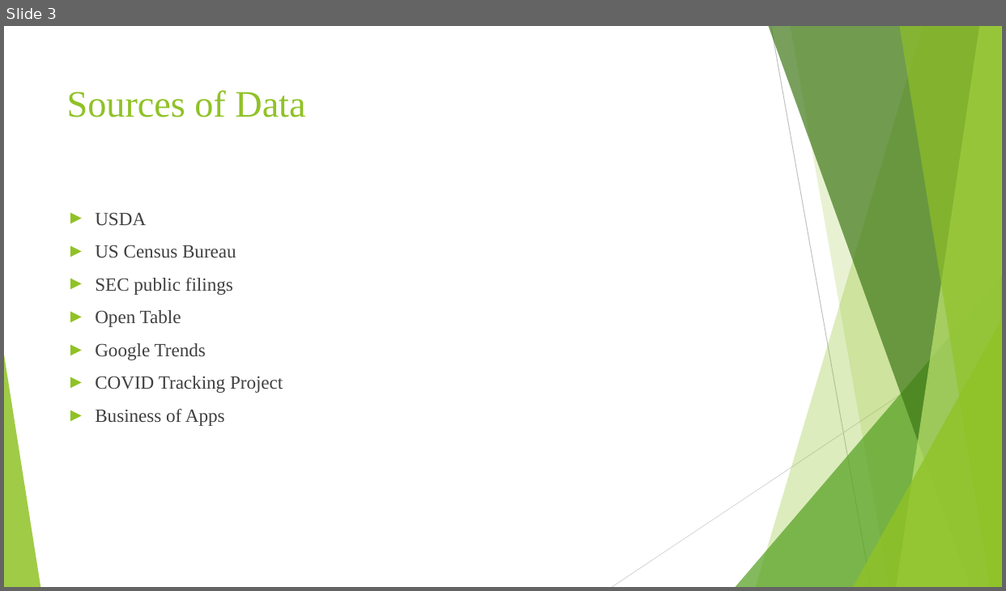
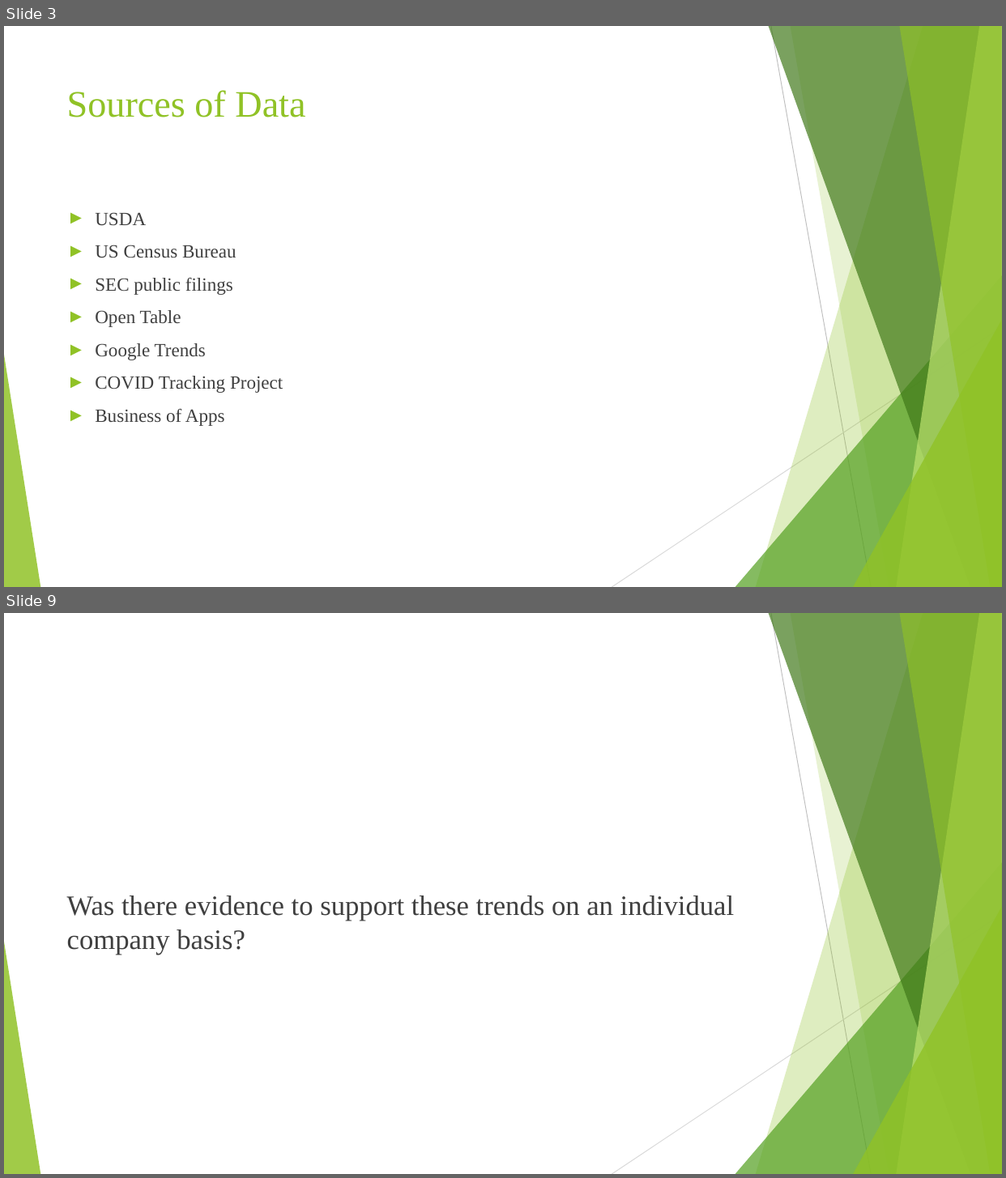
Before and after one commit to emmobley63/Project_1, a slide deck: Group 2 PowerPoint Presentation.pptx. Shown one above the other, each under a label of ours: slide 3 before the commit, slides 3 and 9 after it; the slides between them are not shown. The pictures are 1006x591 and 1006x1178 pixels, drawn with LibreOffice and Linux fonts; fonts in the diff are those of the drawing. Boxes give left, top, right and bottom in pixels: in the first picture for what was removed or moved away, otherwise in the second. Text is boxed around its words. In the diff, an @@ line names an element or a change of style, - is before the commit and + after.

```diff
--- a/Group 2 PowerPoint Presentation.pptx
+++ b/Group 2 PowerPoint Presentation.pptx
@@ slide 9 added at [4, 613, 1002, 1174], background #FFFFFF; not listed: 10 template elements that a slide beside it also shows @@
@@ title added at [67, 896, 734, 954], 27 pt, text #3F3F3F @@
+Was there evidence to support these trends on an individual company basis?
```
Also in this commit, not shown: 7 other slides changed, 10 other slides added.
